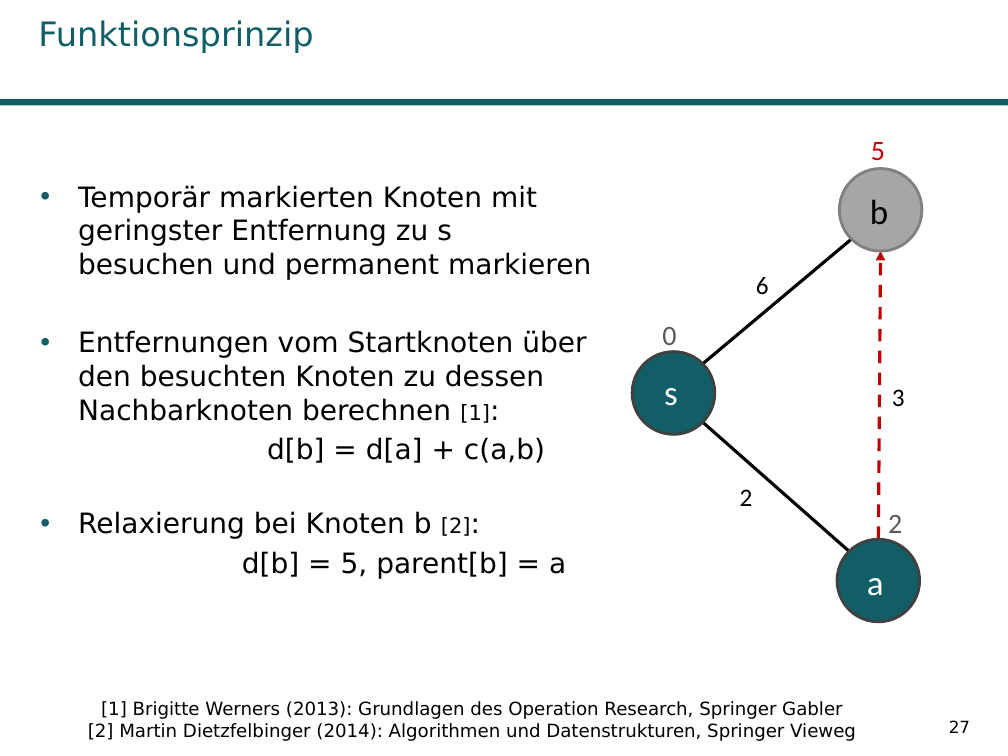
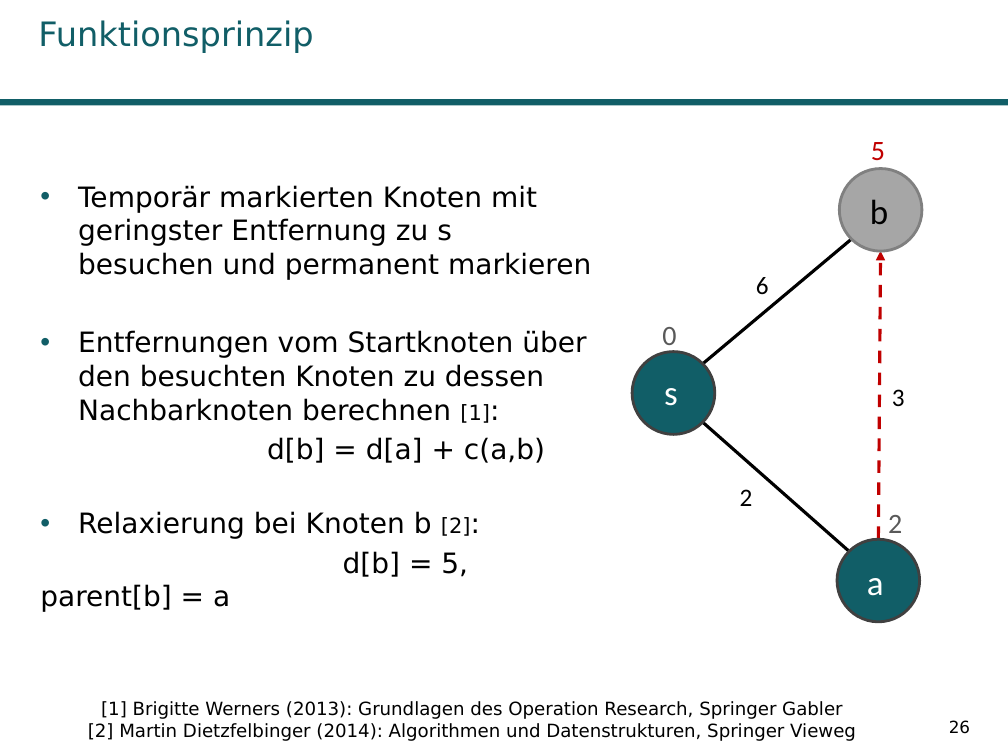
Before and after one commit to Kage0x3B/wissenschaftliches-arbeiten-praesentation, a slide deck: slide 26 of Präsentation Pfadplanungsalgorithmen.pptx (slide 27 before the commit). Drawn at 1008x756 pixels with LibreOffice and Linux fonts; fonts in the diff are those of the drawing; background and template pictures are left out. Boxes give left, top, right and bottom in pixels: in the first picture for what was removed or moved away, otherwise in the second. Text is boxed around its words. In the diff, an @@ line names an element or a change of style, - is before the commit and + after.

```diff
--- a/Präsentation Pfadplanungsalgorithmen.pptx
+++ b/Präsentation Pfadplanungsalgorithmen.pptx
@@ text at bbox=[40, 551, 468, 612]: indent changed @@
@@ page number at bbox=[949, 720, 970, 734]: text changed @@
-27
+26
```
Also in this commit, not shown: 12 other slides changed, 2 slides removed, 1 other file.
